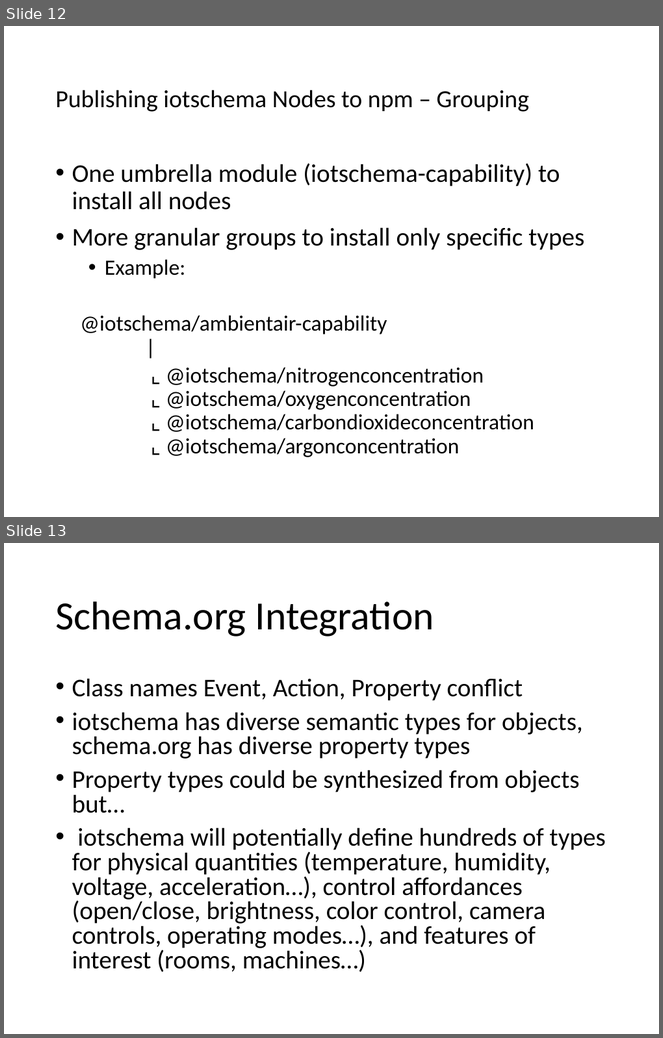
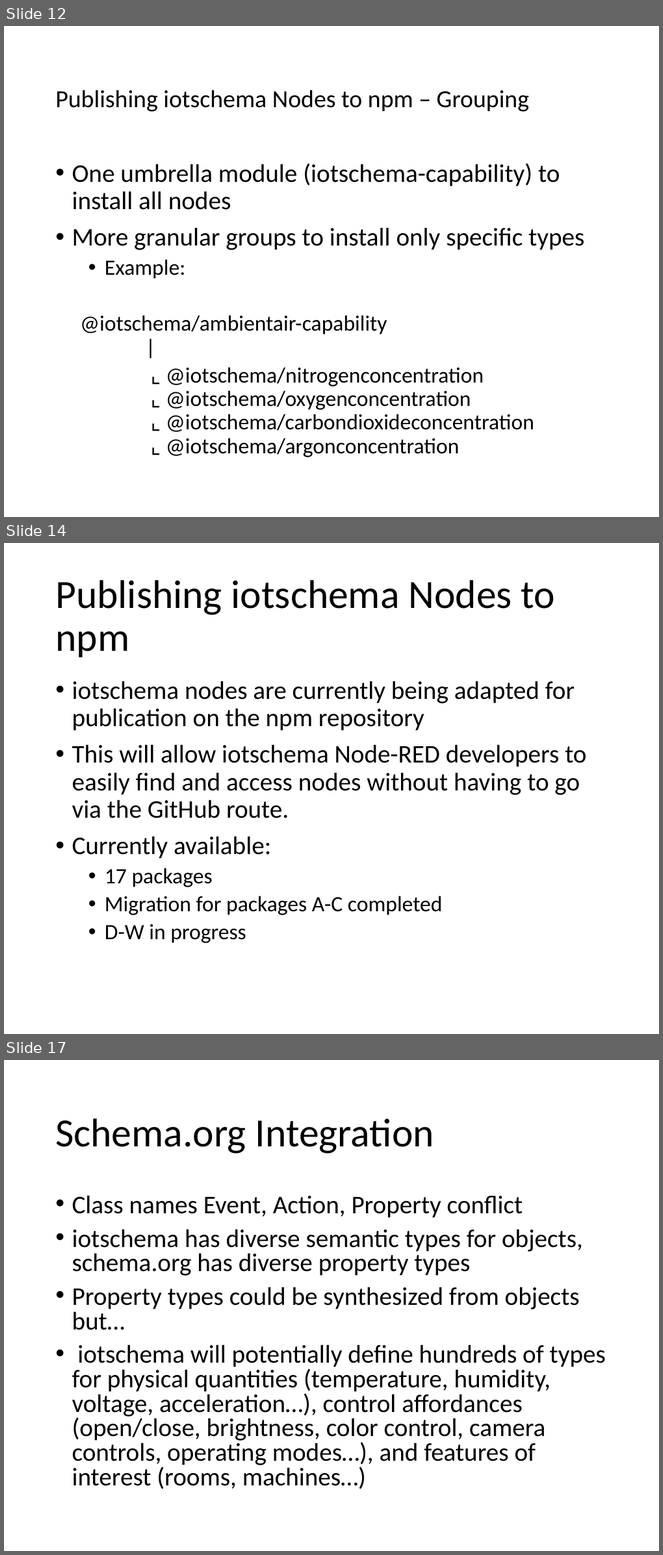
Before and after one commit to iot-schema-collab/teleconferences, a slide deck: iotschema-20200220.pptx. Shown one above the other, each under a label of ours: slides 12 and 13 before the commit, slides 12, 14 and 17 after it; the slides between them are not shown. The pictures are 663x1038 and 663x1555 pixels, drawn with LibreOffice and Linux fonts; fonts in the diff are those of the drawing. Boxes give left, top, right and bottom in pixels: in the first picture for what was removed or moved away, otherwise in the second. Text is boxed around its words. In the diff, an @@ line names an element or a change of style, - is before the commit and + after.

Commit message:
Update iotschema-20200220.pptx
Add iotschema4NodeRED

```diff
--- a/iotschema-20200220.pptx
+++ b/iotschema-20200220.pptx
@@ slide 14 added at (4,543,659,1034), background #FFFFFF @@
@@ title added at (55,580,555,657), 44 pt, text #000000 @@
+Publishing iotschema Nodes to npm
@@ text added at (72,681,586,943), 28 pt, text #000000 @@
+• iotschema nodes are currently being adapted for publication on the npm repository
+• This will allow iotschema Node-RED developers to easily find and access nodes without having to go via the GitHub route.
+• Currently available:
+  • 17 packages
+  • Migration for packages A-C completed
+  • D-W in progress
@@ what was slide 13 is now slide 17 @@
```
Also in this commit, not shown: 1 slide changed, 3 other slides added.
